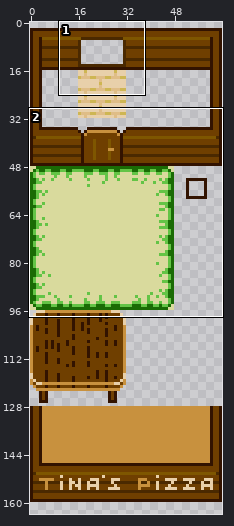
Two versions of one pixel-art file, sprites/tileset.aseprite. Above, an overview of the earlier version with the close-up marked.
Close-up. As it was:
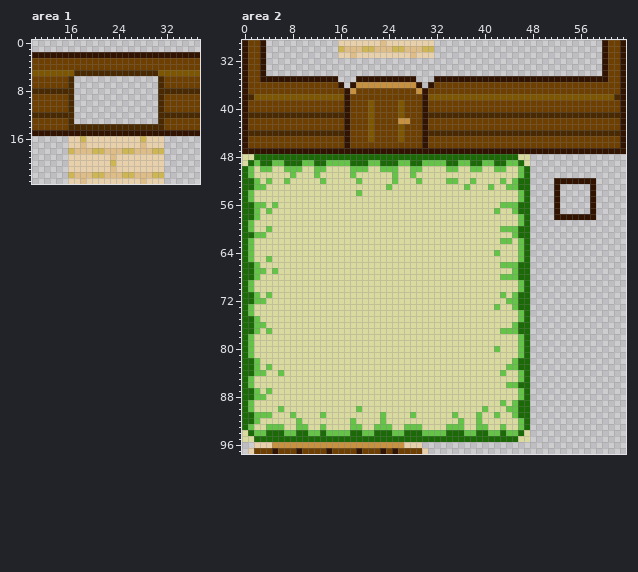
64x256 pixels, 1 frame. Shown: area 1: x 10..37, y 0..23; area 2: x 0..63, y 29..97. The wide view leaves out empty margins.
And afterwards:
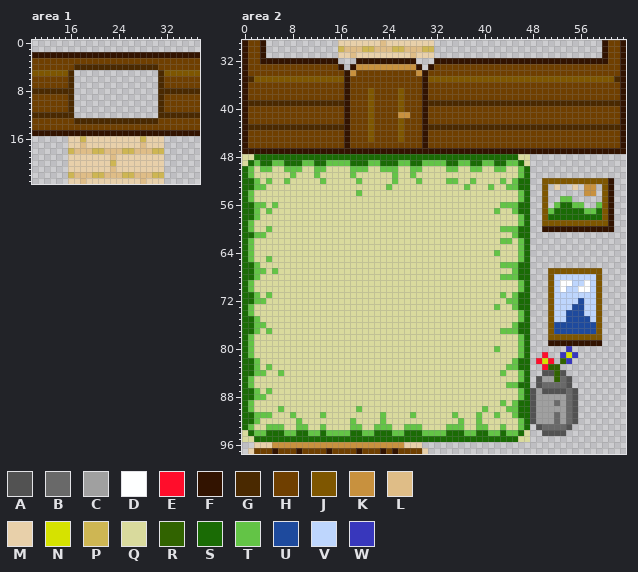
Palette (. is transparent): A #525252  B #696969  C #a0a0a0  D #feffff  E #ff0d2b  F #321300  G #4a2900  H #6f3f00  J #7e5600  K #c8913e  L #dfbd87  M #e8d0aa  N #d6e200  P #ceb653  Q #d9da9d  R #316300  S #1a6b05  T #63c446  U #1e4a9d  V #bed6fd  W #3837bc
The exact change:
Area 1:
y 4: x 17..30 HHHHHHHHHHHHHH -> GGGGGGGGGGGGGG
y 5: x 16..31 JGGGGGGGGGGGGGGJ -> G..............G
y 13: x 16..31 G..............G -> HGGGGGGGGGGGGGGH
y 14: x 16..31 GGGGGGGGGGGGGGGG -> HHHHHHHHHHHHHHHH
Area 2:
y 32: x 4..15 ............ -> FFFFFFFFFFFF; x 19..28 .......... -> FFFFFFFFFF; x 32..59 ............................ -> FFFFFFFFFFFFFFFFFFFFFFFFFFFF
y 33: x 3..16 F............. -> HHHHHHHHHHHHHF; x 18..29 ............ -> FKKKKKKKKKKF; x 31..60 .............................F -> FHHHHHHHHHHHHHHHHHHHHHHHHHHHHH
y 34: x 3..60 F........................................................F -> HHHHHHHHHHHHHHFKHHHHHHHHHHKFHHHHHHHHHHHHHHHHHHHHHHHHHHHHHH
y 35: x 1..62 HHFFFFFFFFFFFFF...FFFFFFFFFF...FFFFFFFFFFFFFFFFFFFFFFFFFFFFFHH -> GJJJJJJJJJJJJJJJFHHHHHHHHHHHHFJJJJJJJJJJJJJJJJJJJJJJJJJJJJJJJG
y 36: x 16..31 F.FKKKKKKKKKKF.F -> HFHHHHHHHHHHHHFH
y 37: x 18 K -> H; x 21 H -> J; x 26 H -> J; x 29 K -> H
y 38: x 1..16 GJJJJJJJJJJJJJJJ -> HHHHHHHHHHHHHHHH; x 21 H -> J; x 26 H -> J; x 31..62 JJJJJJJJJJJJJJJJJJJJJJJJJJJJJJJG -> HHHHHHHHHHHHHHHHHHHHHHHHHHHHHHHH
y 39: x 1..16 HHHHHHHHHHHHHHHH -> GGGGGGGGGGGGGGGG; x 31..62 HHHHHHHHHHHHHHHHHHHHHHHHHHHHHHHH -> GGGGGGGGGGGGGGGGGGGGGGGGGGGGGGGG
y 41: x 1..16 GGGGGGGGGGGGGGGG -> HHHHHHHHHHHHHHHH; x 26..27 JH -> KK; x 31..62 GGGGGGGGGGGGGGGGGGGGGGGGGGGGGGGG -> HHHHHHHHHHHHHHHHHHHHHHHHHHHHHHHH
y 42: x 26..27 KK -> JH
y 43: x 1..16 HHHHHHHHHHHHHHHH -> GGGGGGGGGGGGGGGG; x 31..62 HHHHHHHHHHHHHHHHHHHHHHHHHHHHHHHH -> GGGGGGGGGGGGGGGGGGGGGGGGGGGGGGGG
y 44: x 1..16 GGGGGGGGGGGGGGGG -> HHHHHHHHHHHHHHHH; x 31..62 GGGGGGGGGGGGGGGGGGGGGGGGGGGGGGGG -> HHHHHHHHHHHHHHHHHHHHHHHHHHHHHHHH
y 52: x 50..61 ..FFFFFFF... -> JJJJJJJJJJJF
y 53: x 50 . -> J; x 52 F -> M; x 55 . -> M; x 57..58 .F -> KK; x 60..61 .. -> JF
y 54: x 50 . -> J; x 52 F -> .; x 57..58 .F -> KK; x 60..61 .. -> JF
y 55: x 50 . -> J; x 52..54 F.. -> .TT; x 58 F -> .; x 60..61 .. -> JF
y 56: x 50 . -> J; x 52..56 F.... -> TSSTT; x 58..61 F... -> .TJF
y 57: x 50..61 ..F.....F... -> JTSSSSSTTSJF
y 58: x 50..61 ..FFFFFFF... -> JSSSSSSSSSJF
y 59: x 50..61 ............ -> JJJJJJJJJJJF
y 60: x 50..61 ............ -> FFFFFFFFFFFF
y 67: x 51..59 ......... -> JJJJJJJJJ
y 68: x 51..59 ......... -> JVVVVVVVJ
y 69: x 51..59 ......... -> JVDDVVDVJ
y 70: x 51..59 ......... -> JVDVVDDVJ
y 71: x 51..59 ......... -> JVVVVVVVJ
y 72: x 51..59 ......... -> JVVVVUVVJ
y 73: x 51..59 ......... -> JVVVUUVVJ
y 74: x 51..59 ......... -> JVVUUUVVJ
y 75: x 51..59 ......... -> JVVUUUUVJ
y 76..77: x 51..59 ......... -> JUUUUUUUJ
y 78: x 51..59 ......... -> JJJJJJJJJ
y 79: x 51..59 ......... -> FFFFFFFFF
y 80: x 54 . -> W
y 81: x 50 . -> E; x 53..55 ... -> WNW
y 82: x 49..51 ... -> ENE; x 53..54 .. -> RW
y 83: x 50..52 ... -> ERR
y 84: x 50..53 .... -> AARA
y 85: x 49..54 ...... -> ACCRBA
y 86: x 49..54 ...... -> ABBBBA
y 87: x 48..55 ........ -> ACAAAABA
y 88: x 48..55 ........ -> ACCCCCBA
y 89: x 48..55 ........ -> ACCCBCBA
y 90: x 48..55 ........ -> ACCCCCBA
y 91..92: x 48..55 ........ -> ACCCBCBA
y 93: x 49..54 ...... -> ABBBBA
y 94: x 50..53 .... -> AAAA
